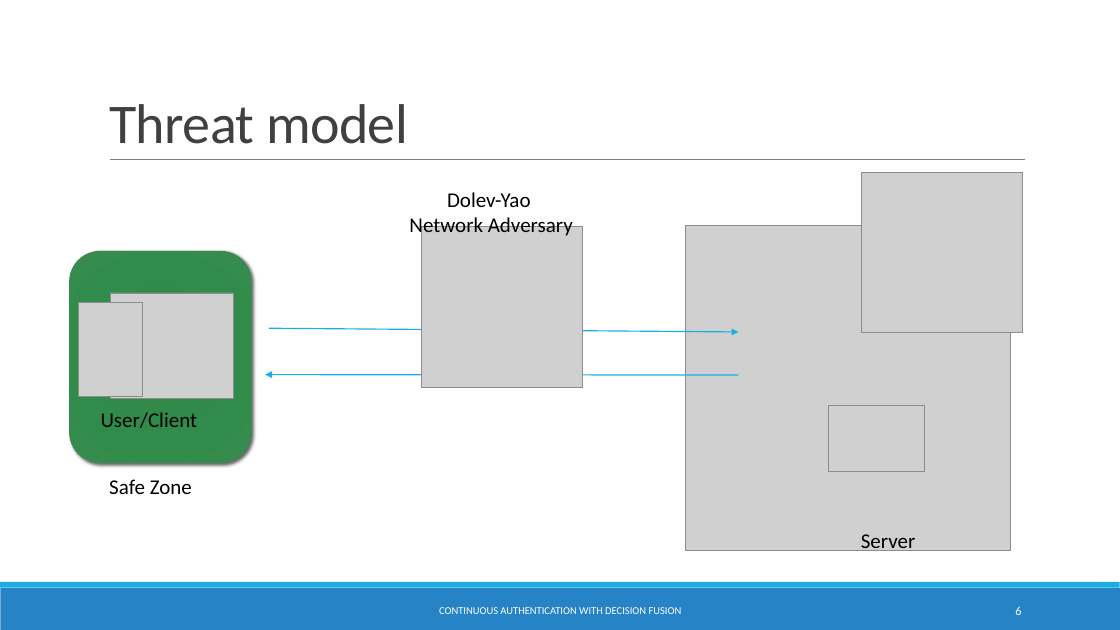
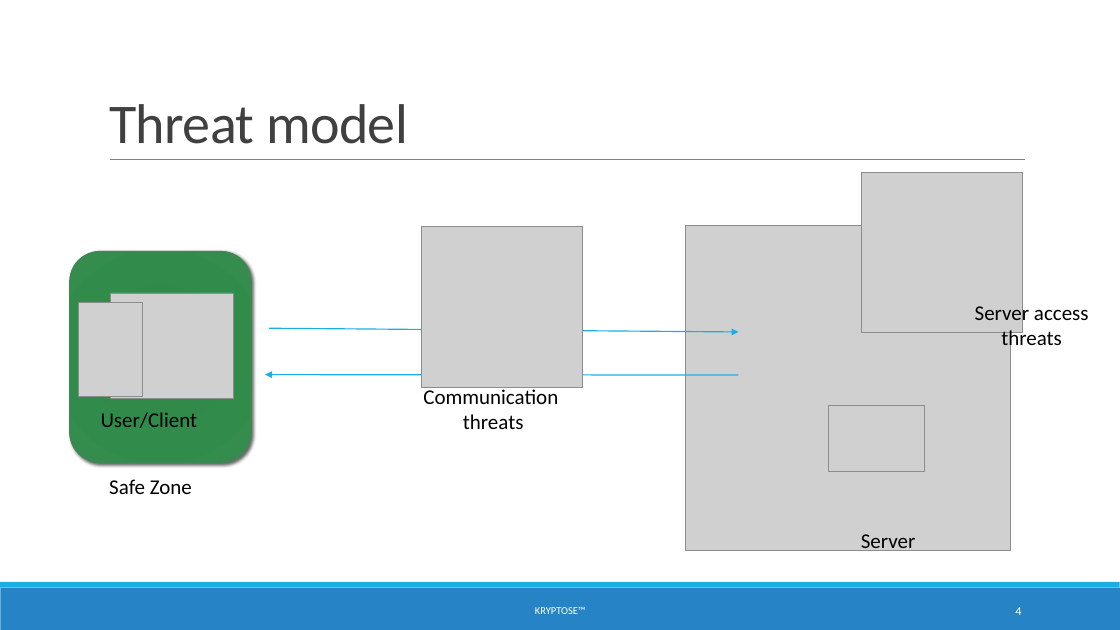
Before and after one commit to saguziel/Kryptose, a slide deck: slide 4 of CS5430Kryptose.pptx (slide 6 before the commit). Drawn at 1120x630 pixels with LibreOffice and Linux fonts; fonts in the diff are those of the drawing; grey boxes stand for pictures. Boxes give left, top, right and bottom in pixels: in the first picture for what was removed or moved away, otherwise in the second. Text is boxed around its words. In the diff, an @@ line names an element or a change of style, - is before the commit and + after.

Commit message:
Updated slides

```diff
--- a/CS5430Kryptose.pptx
+++ b/CS5430Kryptose.pptx
@@ text removed at <box>409,192,573,239</box> @@
-Dolev-Yao
-Network Adversary
@@ text added at <box>975,302,1089,351</box>, 18 pt, text #000000 @@
+Server access
+threats
@@ text added at <box>423,387,558,429</box>, 18 pt, text #000000 @@
+Communication
+threats
@@ text at <box>535,607,586,614</box>: text changed @@
-CONTINUOUS AUTHENTICATION WITH DECISION FUSION
+KRYPTOSE™
@@ page number at <box>1015,607,1021,615</box>: text changed @@
-6
+4
```
Also in this commit, not shown: 3 other slides changed, 9 slides added, 7 slides removed.
